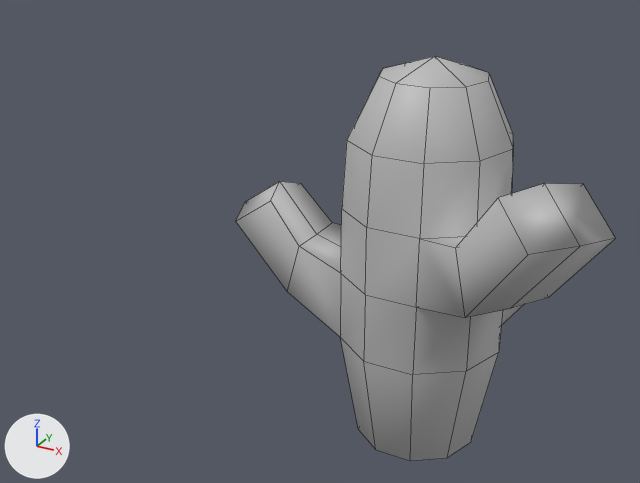
Before and after pictures for a commit that changed the FBX model RaiderRoad/Assets/Art/Models/Objects/Cactus/Cactus.fbx.
Camera for both pictures: a 50 mm camera at (1.61, -4.09, 2.98) aimed at (-0.68, 0.07, 0.9). Lighting does not change. The marker at lower left points along +X, +Y and +Z. Mesh edges are drawn as thin lines. Where no turn or scale is listed for an object, it has been applied to the vertices.
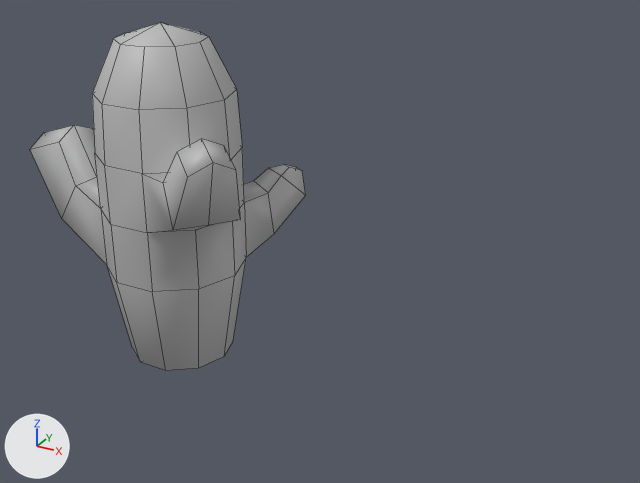
Pixel boxes (x1, y1, x2, y2) of what changed, in the pictures (640 x 483 px; the box of a moved part takes in the faces that stretch with it):
'pCylinder1', reshaped, moved (27% narrower, 14% shorter): before (236, 56, 616, 461); after (30, 23, 306, 370)
part 1 of me_mesh, moved or reshaped: before (236, 181, 341, 336); after (30, 125, 107, 265)
part 2 of me_mesh, moved or reshaped: before (416, 183, 616, 318); after (142, 139, 241, 233)

Diff of the bpy script that builds the scene:
```diff
--- a/RaiderRoad/Assets/Art/Models/Objects/Cactus/Cactus.fbx.py
+++ b/RaiderRoad/Assets/Art/Models/Objects/Cactus/Cactus.fbx.py
@@ me_mesh @@
 me_mesh.from_pydata(...)  # 98 vertices, 96 faces; spans x -1.15..1.06, y -0.88..0.77, z -1.0..1.17
 # used by ob_pcylinder1; location = (0.0, 0.0, 0.887)
-me_mesh.vertices[74].co = (0.74, -0.26, 0.14)  # pixel (548, 297)
-me_mesh.vertices[75].co = (0.62, -0.46, 0.14)  # pixel (509, 308)
-me_mesh.vertices[76].co = (0.65, -0.2, 0.45)
-me_mesh.vertices[77].co = (0.53, -0.4, 0.45)
-me_mesh.vertices[78].co = (0.47, -0.64, 0.14)  # pixel (465, 317)
-me_mesh.vertices[79].co = (0.38, -0.58, 0.45)  # pixel (455, 247)
-me_mesh.vertices[80].co = (1.06, -0.56, 0.63)  # pixel (615, 238)
-me_mesh.vertices[81].co = (0.95, -0.74, 0.65)  # pixel (580, 246)
-me_mesh.vertices[82].co = (0.87, -0.4, 0.78)  # pixel (583, 183)
-me_mesh.vertices[83].co = (0.74, -0.57, 0.82)  # pixel (544, 183)
-me_mesh.vertices[84].co = (0.78, -0.88, 0.62)  # pixel (528, 254)
-me_mesh.vertices[85].co = (0.59, -0.72, 0.78)  # pixel (498, 197)
+# me_mesh part 1: all 12 vertices in x -1.15..-0.66, y -0.2..0.2, z -0.22..0.36 are turned 16.8 degrees about the y axis through their middle, then moved by (0.04, 0.0, 0.09)
+# me_mesh part 2
+me_mesh.vertices[74].co = (0.71, -0.28, 0.16)  # pixel (240, 219)
+me_mesh.vertices[75].co = (0.6, -0.45, 0.17)  # pixel (208, 225)
+me_mesh.vertices[76].co = (0.59, -0.18, 0.39)
+me_mesh.vertices[77].co = (0.48, -0.35, 0.39)
+me_mesh.vertices[78].co = (0.47, -0.6, 0.17)  # pixel (173, 230)
+me_mesh.vertices[79].co = (0.35, -0.51, 0.39)  # pixel (163, 182)
+me_mesh.vertices[80].co = (0.8, -0.44, 0.52)  # pixel (236, 170)
+me_mesh.vertices[81].co = (0.74, -0.56, 0.59)  # pixel (213, 162)
+me_mesh.vertices[82].co = (0.63, -0.3, 0.59)  # pixel (224, 145)
+me_mesh.vertices[83].co = (0.57, -0.42, 0.66)  # pixel (201, 138)
+me_mesh.vertices[84].co = (0.63, -0.65, 0.52)  # pixel (187, 177)
+me_mesh.vertices[85].co = (0.46, -0.5, 0.59)  # pixel (177, 151)
 me_mesh.materials.append(mat_lambert1)
@@ ob_pcylinder1 @@
 ob_pcylinder1 = bpy.data.objects.new('pCylinder1', me_mesh)
-ob_pcylinder1.location = (0.0, 0.0, 0.887)
+ob_pcylinder1.location = (-1.771, 0.101, 0.887)
```
